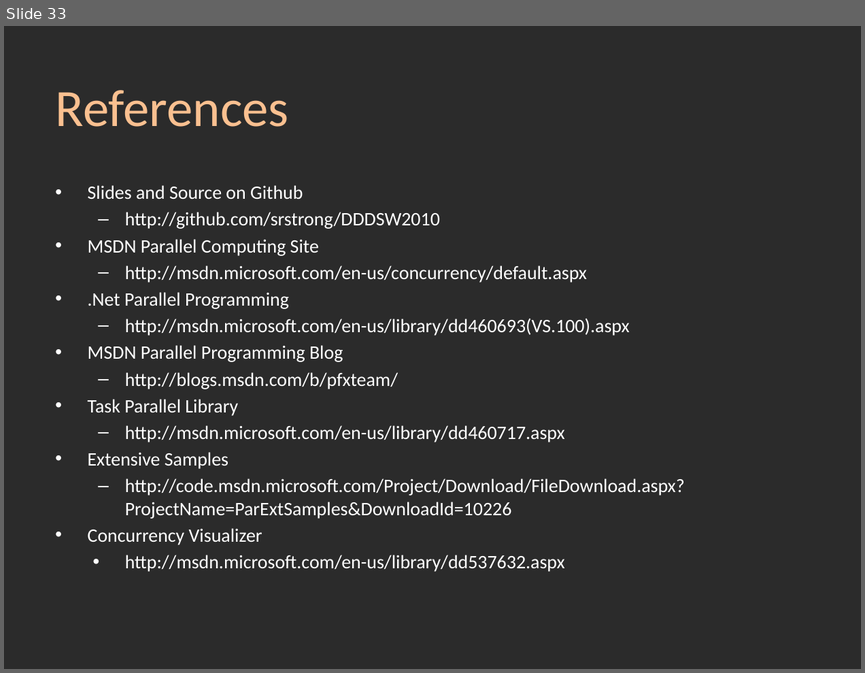
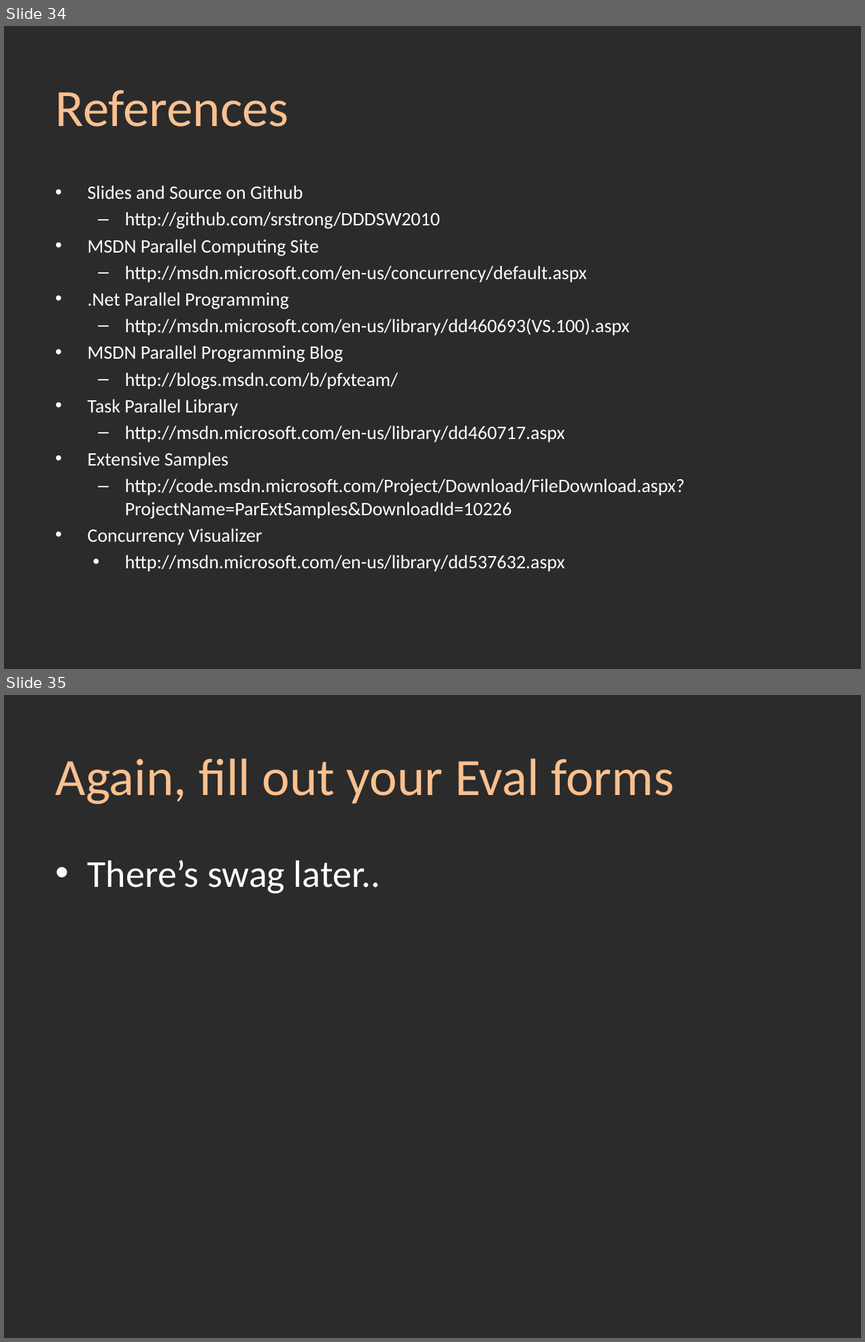
Before and after one commit to srstrong/DDDSW2010, a slide deck: Task Parallel Library.pptx. Shown one above the other, each under a label of ours: slide 33 before the commit, slides 34 and 35 after it. The pictures are 865x673 and 865x1342 pixels, drawn with LibreOffice and Linux fonts; fonts in the diff are those of the drawing; background and template pictures are left out; a plain dark background stands for a picture behind light text. Boxes give left, top, right and bottom in pixels: in the first picture for what was removed or moved away, otherwise in the second. Text is boxed around its words. In the diff, an @@ line names an element or a change of style, - is before the commit and + after.

```diff
--- a/Task Parallel Library.pptx
+++ b/Task Parallel Library.pptx
@@ slide 35 added at <box>4,695,861,1338</box>, background picture (left out) @@
@@ title added at <box>56,758,674,804</box>, 44 pt, text #FAC090 @@
+Again, fill out your Eval forms
@@ text added at <box>88,860,380,894</box>, 32 pt, text #FFFFFF @@
+• There’s swag later..
@@ what was slide 33 is now slide 34 @@
```
Also in this commit, not shown: 6 slides changed, 1 other slide added.
